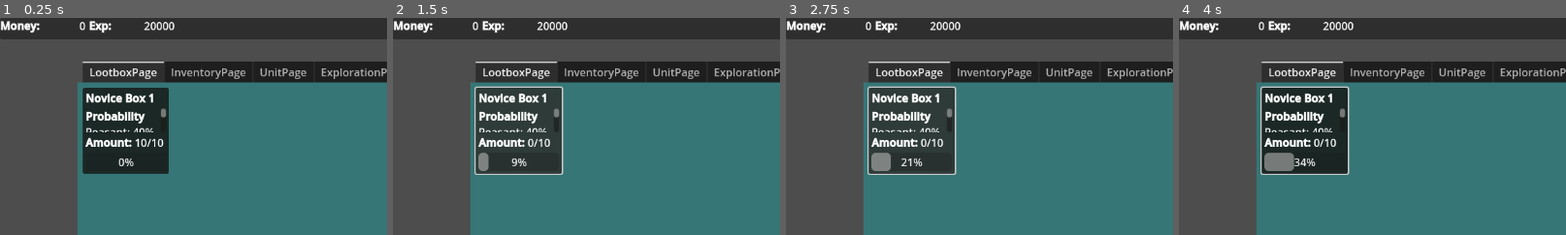
Above: before the commit, frames 1-4 (left to right).
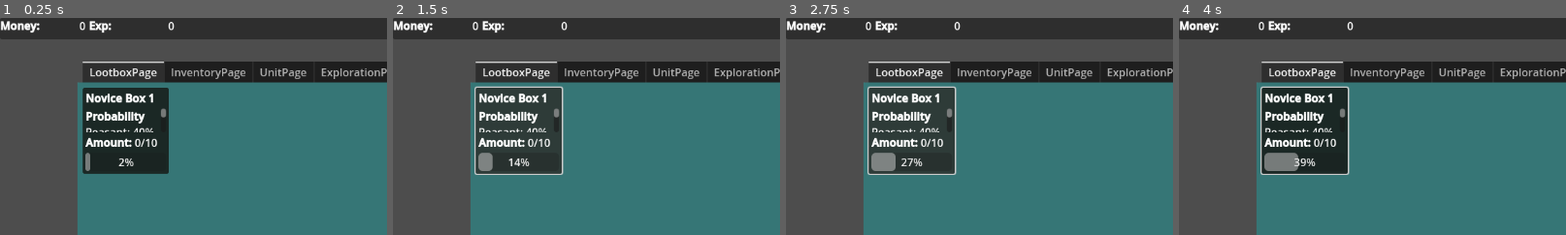
Above: after the commit, the same moments.

Repository: Wayl123/Inf-Army
Game: Godot game, scene res://scene/game_interface.tscn
Same seed, same stepped clock (60 frames per second), same inputs: the game is played once before the commit and once after it.
Inputs (mouse positions are % of the whole screen's width and height, from its top left):
- Up to frame 1 (0.25 s): no input
- Up to frame 2 (1.5 s): click (16, 26) at 0.5 s; click (16, 26) at 1.25 s
- Up to frame 3 (2.75 s): click (16, 26) at 2 s
- Up to frame 4 (4 s): click (99, 2) at 2.75 s; tap Enter at 3.5 s; move the mouse to (72, 45) at 3.52 s
The pictures show only the part of the screen within x 0-50%, y 0-50%; the shares and areas given below are measured in that part.

The runs differ from the first frame. In frame 1, 0.5% of the frame differs, in the area x 22-46%, y 1-71%; in frame 2, 0.4%; in frame 3, 0.3%; in frame 4, 0.3%.

Commit message:
Set initial value to proper amount for deployment testing

Diff:
--- a/script/game_data.gd
+++ b/script/game_data.gd
@@ -24,39 +24,39 @@
 
 func _init() -> void:
 	money = 0
-	exp = 20000
+	exp = 0
 
 	lootboxGenerator = {
 		"1": {
 			"Id": "L1T1",
 			"SavedId": "1",
-			"Amount": 10
+			"Amount": 0
 		}
 	}
 
 	inventoryItem = {
-		"P1": 10
+		#"P1": 10
 	}
 
 	heroUnit = {
-		"1": {
-			"Id": "H3S1",
-			"SavedId": "1",
-			"Level": 10,
-			"BasePower": 0,
-			"BaseMulti": {}
-		},
-		"2": {
-			"Id": "H4S1",
-			"SavedId": "2",
-			"Level": 1,
-			"BasePower": 168,
-			"BaseMulti": {}
-		}
+		#"1": {
+			#"Id": "H3S1",
+			#"SavedId": "1",
+			#"Level": 10,
+			#"BasePower": 0,
+			#"BaseMulti": {}
+		#},
+		#"2": {
+			#"Id": "H4S1",
+			#"SavedId": "2",
+			#"Level": 1,
+			#"BasePower": 168,
+			#"BaseMulti": {}
+		#}
 	}
 
 	normalUnit = {
-		"U4S1": 2
+		#"U4S1": 2
 	}
 
 	unitShopUnlock = []
@@ -64,8 +64,8 @@
 	explorationArea = {
 		"E1A1": {
 			"Unlocked": true,
-			"Progress": 1000,
-			"Exploring": true
+			"Progress": 0,
+			"Exploring": false
 		}
 	}
 	teamSize = [1, 10]
